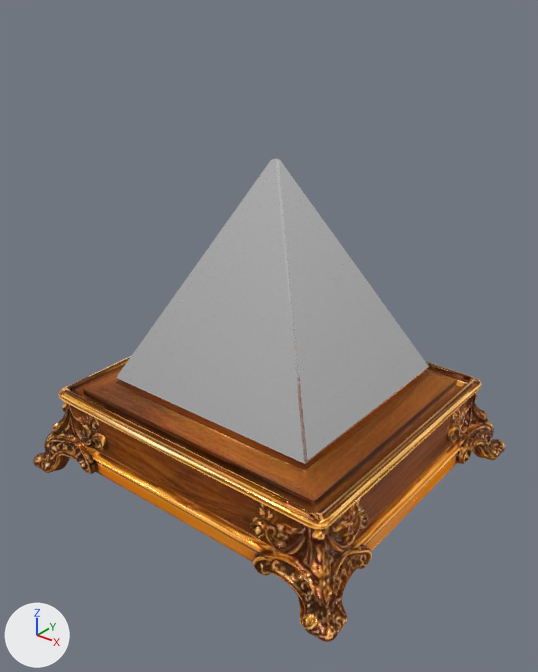
A saved change to the glTF model prism_animated.glb.
The view is the same before and after, from a camera (50 mm lens) standing at (0.391, -0.498, 0.447) and looking at (0.012, -0.024, 0.153). Lighting does not change. The marker at lower left points along +X, +Y and +Z. The picture after the commit comes second. Vertices at exactly the same position are counted once.

The older version as bpy lines, for what is in view:
```python
me_cube_003 = bpy.data.meshes.new('Cube.003')
me_cube_003.from_pydata(...)  # 56 vertices, 108 faces; spans x -0.97..0.97, y -1.01..0.96, z 0.0..2.04
me_cube_003.materials.append(mat_dispersion)
me_cube_005 = bpy.data.meshes.new('Cube.005')
me_cube_005.from_pydata(...)  # 4612 vertices, 9220 faces; spans x -1.58..1.57, y -1.58..1.56, z -0.93..0.01
me_cube_005.materials.append(mat_material_001)
ob_body = bpy.data.objects.new('body', me_cube_005)
ob_body.location = (0.0, -0.003, 0.095)
ob_body.rotation_euler = (0.0, -3.142, 0.0)  # degrees (0, -180, 0)
ob_body.scale = (-0.115, -0.104, -0.101)
ob_rotation_part = bpy.data.objects.new('rotation_part', me_cube_003)
ob_rotation_part.location = (0.0, -0.003, 0.101)
ob_rotation_part.rotation_euler = (0.0, -3.142, 0.0)  # degrees (0, -180, 0)
ob_rotation_part.scale = (-0.115, -0.104, -0.101)
```
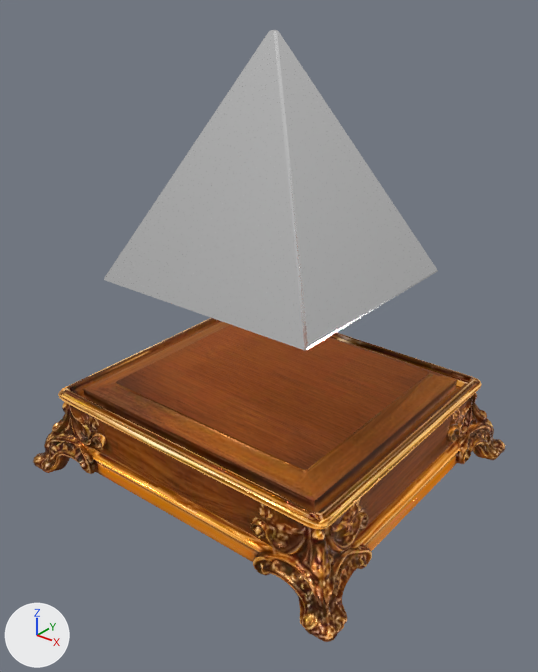
Location of each change, (x1, y1, x2, y2) in pixels of the pictures (538 x 672 px):
'rotation_part', moved
    before: (117, 158, 429, 464)
    after: (104, 30, 438, 350)

What the commit changed:
me_cube_003 is used by ob_rotation_part; location (0.0, -0.003, 0.101); rotation (0.0, -3.142, 0.0), in degrees (0, -180, 0); scale (-0.115, -0.104, -0.101).
me_cube_003 had 56 vertices, 108 faces and spanned x -0.97..0.97, y -1.01..0.96, z 0.0..2.04.
me_cube_003 now has 56 vertices, 108 faces and spans x -0.11..0.11, y -0.1..0.1, z 0.1..0.31.
me_cube_003 part 1: the whole mesh is scaled about its middle by (0.115, -0.104, 0.101), then moved by (0.0, 0.02, -0.82).
Object 'rotation_part' (ob_rotation_part) turns from (0, -180, 0) to (0, 0, 0) degrees about x, y and z.
Object 'rotation_part' (ob_rotation_part) is rescaled from (-0.115, -0.104, -0.101) to (1.0, 1.0, 1.0).
